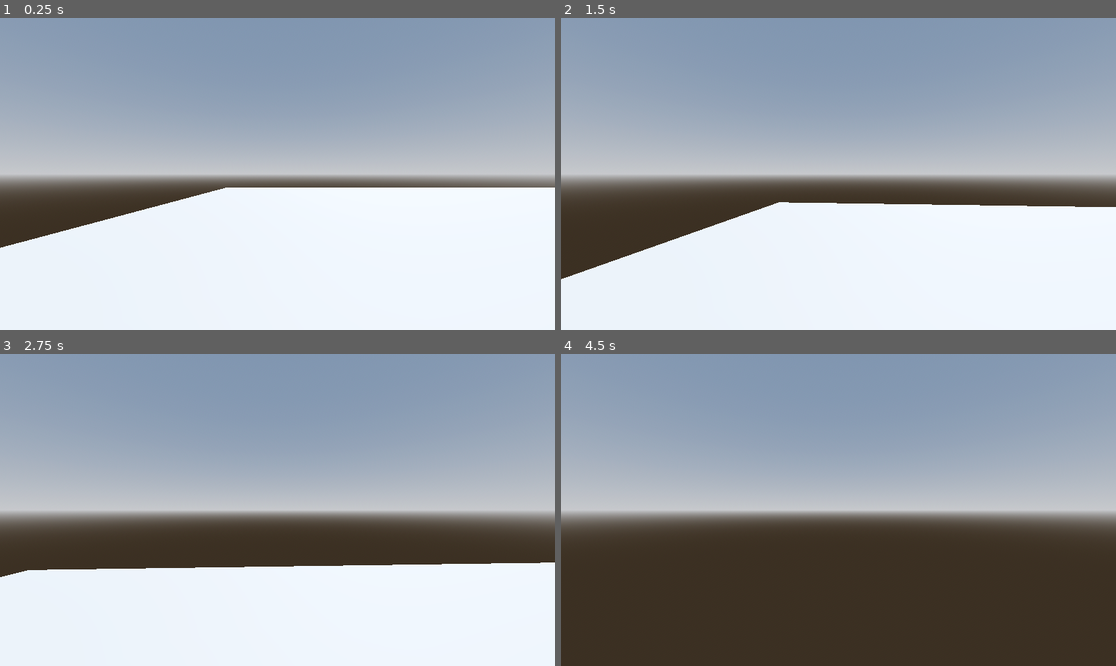
Above: before the commit, frames 1-4 (two rows, left to right).
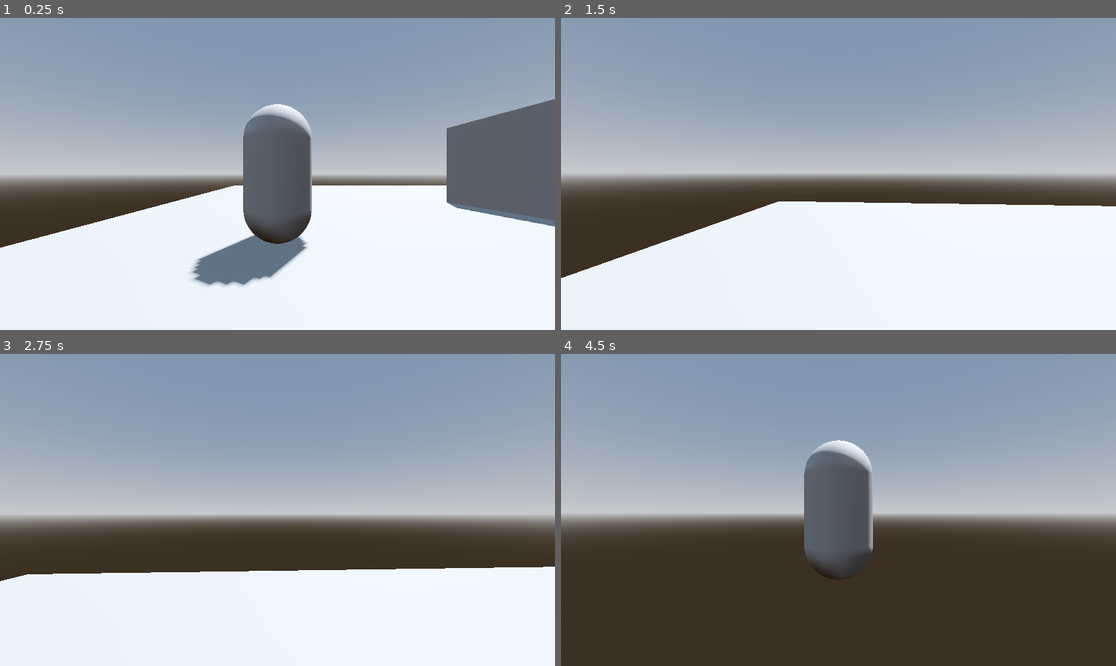
Above: after the commit, the same moments.

Repository: CrispyMD/Escape-The-Establishment
Game: Godot game, scene res://scenes/main_level.tscn
Same seed, same stepped clock (60 frames per second), same inputs: the game is played once before the commit and once after it.
Inputs (mouse positions are in pixels of both pictures, inside the frame that each line leads up to):
- Up to frame 1 (0.25 s): no input
- Up to frame 2 (1.5 s): tap Enter at 0.5 s; move the mouse to (866, 174) at 0.52 s; hold W (forward) from 0.53 s (still down); tap E (switch_pov, bound only after the commit) at 0.6 s; tap Space (jump) at 0.77 s; move the mouse to (810, 174) at 1.27 s; tap Q (ability) at 1.35 s
- Up to frame 3 (2.75 s): keep holding W (forward); tap Space (jump) at 1.52 s; tap E (switch_pov, bound only after the commit) at 1.55, 2.1 s; move the mouse to (288, 503) at 2.02 s
- Up to frame 4 (4.5 s): keep holding W (forward); move the mouse to (832, 516) at 2.77 s; tap E (switch_pov, bound only after the commit) at 2.85, 3.8, 4.35 s; tap Space (jump) at 3.02, 3.77, 4.25 s; move the mouse to (877, 513) at 3.52 s; tap Q (ability) at 3.6 s; move the mouse to (794, 506) at 4.27 s

The runs differ from the first frame. In frame 1, 13% of the frame differs, in the area x 4-100%, y 26-86%; in frame 2, 0.3%; in frame 3, 4.9%; in frame 4, 6.4%.

Commit message:
Made an option to transfer from fps to tps

Diff:
--- a/Escape The Establishment/project.godot
+++ b/Escape The Establishment/project.godot
@@ -55,3 +55,8 @@
 "events": [Object(InputEventKey,"resource_local_to_scene":false,"resource_name":"","device":-1,"window_id":0,"alt_pressed":false,"shift_pressed":false,"ctrl_pressed":false,"meta_pressed":false,"pressed":false,"keycode":0,"physical_keycode":32,"key_label":0,"unicode":32,"echo":false,"script":null)
 ]
 }
+switch_pov={
+"deadzone": 0.5,
+"events": [Object(InputEventKey,"resource_local_to_scene":false,"resource_name":"","device":-1,"window_id":0,"alt_pressed":false,"shift_pressed":false,"ctrl_pressed":false,"meta_pressed":false,"pressed":false,"keycode":0,"physical_keycode":69,"key_label":0,"unicode":101,"echo":false,"script":null)
+]
+}
--- a/Escape The Establishment/scenes/character.tscn
+++ b/Escape The Establishment/scenes/character.tscn
@@ -20,14 +20,15 @@
 
 [node name="Head" type="Node3D" parent="."]
 
-[node name="Camera3D" type="Camera3D" parent="Head"]
+[node name="FpsCamera" type="Camera3D" parent="Head"]
 
 [node name="SpringArm3D" type="SpringArm3D" parent="."]
 shape = SubResource("SeparationRayShape3D_bjyfv")
 spring_length = 3.0
 margin = 0.5
 
-[node name="Camera3D" type="Camera3D" parent="SpringArm3D"]
+[node name="TpsCamera" type="Camera3D" parent="SpringArm3D"]
 transform = Transform3D(1, 0, 0, 0, 1, 0, 0, 0, 1, 0, 0.59391, 4.81613)
+current = true
 
 [node name="AbilityTimer" type="Timer" parent="."]
--- a/Escape The Establishment/scripts/character_script.gd
+++ b/Escape The Establishment/scripts/character_script.gd
@@ -5,33 +5,55 @@
 const JUMP_VELOCITY = 5.5
 const SENSITIVITY = 0.1
 @onready var head = $Head
-#FIRST PERSON
-#@onready var camera = $Head/Camera3D
+@onready var fps_camera = $Head/FpsCamera
+@onready var tps_camera = $SpringArm3D/TpsCamera
 @onready var spring = $SpringArm3D
-@onready var camera = $SpringArm3D/Camera3D
 
-
+var camera_mode_is_fps = false
 
 func _ready():
 	self.rotation = Vector3.ZERO
 	Input.mouse_mode = Input.MOUSE_MODE_CAPTURED
 
-
+func handle_camera_movement(event):
+	if camera_mode_is_fps:
+		head.rotate_y(deg_to_rad(-event.relative.x * SENSITIVITY))
+		fps_camera.rotate_x(deg_to_rad(-event.relative.y * SENSITIVITY))
+		fps_camera.rotation.x = clamp(fps_camera.rotation.x, -PI / 2, PI / 2)
+	else:
+		self.rotate_y(deg_to_rad(-event.relative.x * SENSITIVITY))
+		spring.rotate_x(deg_to_rad(-event.relative.y * SENSITIVITY))
+		spring.rotation.x = clamp(spring.rotation.x, deg_to_rad(-90), deg_to_rad(30))
 
 func _unhandled_input(event):
 	if event.is_action_pressed("ui_cancel"):
 		get_tree().quit()
 	if event is InputEventMouseMotion:
-		self.rotate_y(deg_to_rad(-event.relative.x * SENSITIVITY))
-		spring.rotate_x(deg_to_rad(-event.relative.y * SENSITIVITY))
-		spring.rotation.x = clamp(spring.rotation.x, deg_to_rad(-90), deg_to_rad(30))
-	#FIRST PERSON
-	#elif event is InputEventMouseMotion:
-		#head.rotate_y(-event.relative.x * SENSITIVITY)
-		#camera.rotate_x(-event.relative.y * SENSITIVITY)
-		#camera.rotation.x = clamp(camera.rotation.x, -PI / 2, PI / 2)
+		handle_camera_movement(event)
 	if Input.is_action_just_pressed("ability"):
 		pass
+	if Input.is_action_just_pressed("switch_pov"):
+		switch_pov()
+
+
+func switch_pov():
+	if camera_mode_is_fps:
+		switch_cameras(tps_camera, fps_camera)
+		spring.rotation.x = fps_camera.rotation.x
+		self.rotation.y = head.rotation.y
+		fps_camera.rotation = Vector3.ZERO
+		head.rotation = Vector3.ZERO
+	else:
+		switch_cameras(fps_camera, tps_camera)
+		fps_camera.rotation.x = spring.rotation.x
+		head.rotation.y = self.rotation.y
+		self.rotation = Vector3.ZERO
+		spring.rotation = Vector3.ZERO
+
+func switch_cameras(to_camera, from_camera):
+	from_camera.current = false
+	to_camera.current = true
+	camera_mode_is_fps = not camera_mode_is_fps
 
 
 
@@ -42,8 +64,12 @@
 		velocity.y = JUMP_VELOCITY
 
 	var input_dir = Input.get_vector("left", "right", "forward", "backward")
-	var direction = (transform.basis * Vector3(input_dir.x, 0, input_dir.y)).normalized()
-	#var direction = (head.transform.basis * Vector3(input_dir.x, 0, input_dir.y)).normalized()
+	var direction
+	if camera_mode_is_fps:
+		direction = (head.transform.basis * Vector3(input_dir.x, 0, input_dir.y)).normalized()
+	else:
+		direction = (transform.basis * Vector3(input_dir.x, 0, input_dir.y)).normalized()
+
 	if direction:
 		velocity.x = direction.x * SPEED
 		velocity.z = direction.z * SPEED
